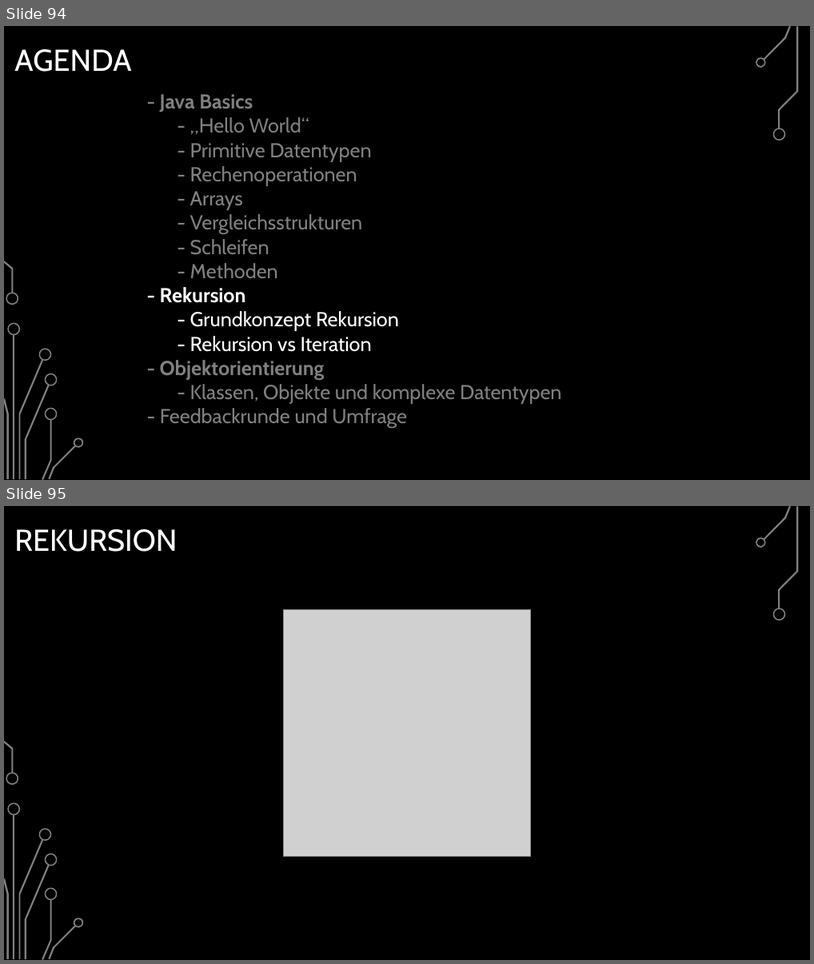
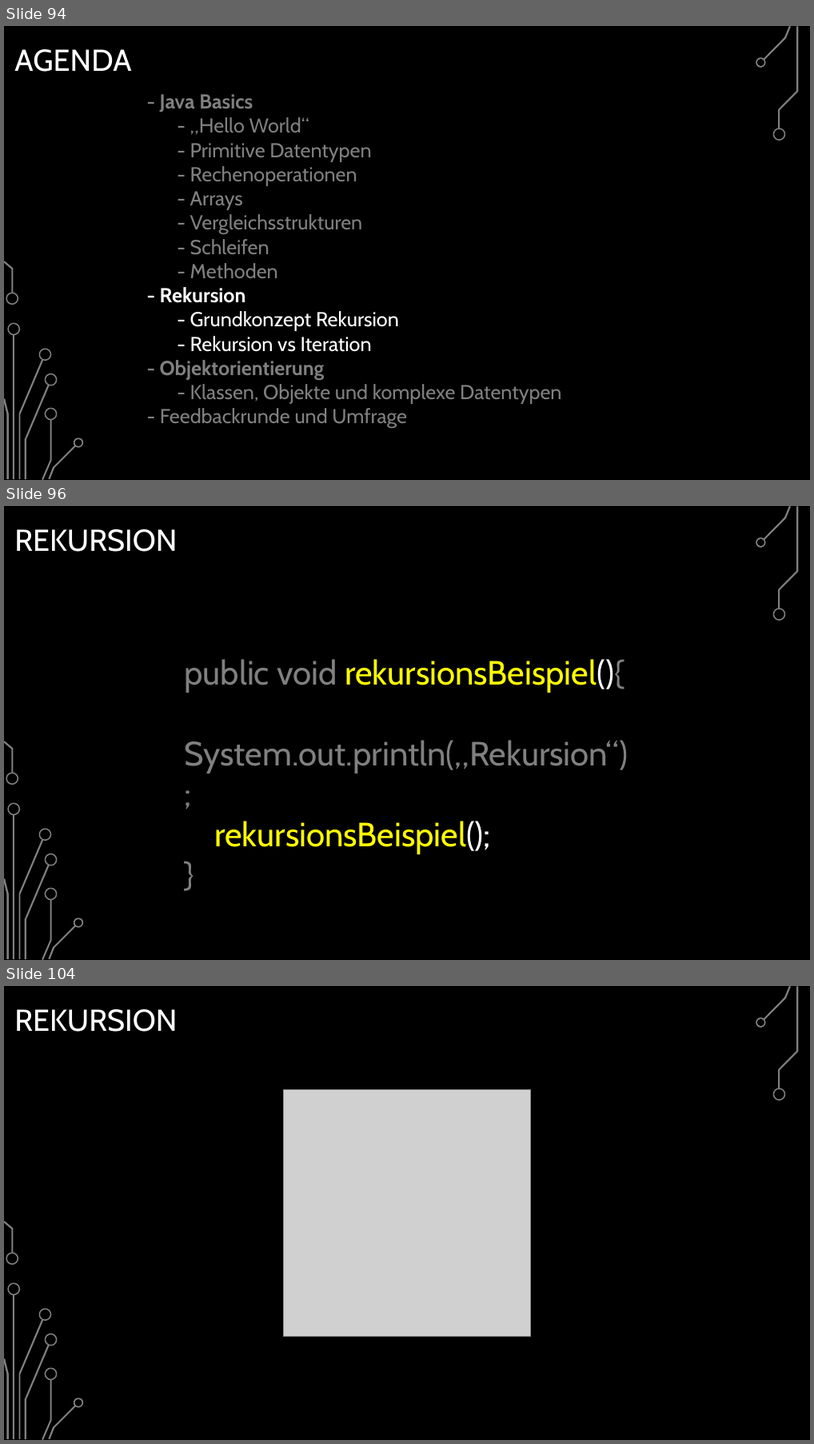
Before and after one commit to BelmontR/Java-Tutorial-Course, a slide deck: Java Grundkurs.pptx. Shown one above the other, each under a label of ours: slides 94 and 95 before the commit, slides 94, 96 and 104 after it; the slides between them are not shown. The pictures are 814x964 and 814x1444 pixels, drawn with LibreOffice and Linux fonts; fonts in the diff are those of the drawing; grey boxes stand for pictures; background and template pictures are left out. Boxes give left, top, right and bottom in pixels: in the first picture for what was removed or moved away, otherwise in the second. Text is boxed around its words. In the diff, an @@ line names an element or a change of style, - is before the commit and + after.

Commit message:
Added Rekursion Chapter with Example Code

```diff
--- a/Java Grundkurs.pptx
+++ b/Java Grundkurs.pptx
@@ slide 96 added at (4, 506, 810, 960), background picture (left out); not listed: 17 template elements that a slide beside it also shows @@
@@ title added at (14, 529, 177, 552), 36 pt, text #FFFFFF @@
+REKURSION
@@ text added at (185, 659, 628, 854), 40 pt, text #808080 @@
+public void rekursionsBeispiel(){
+System.out.println(„Rekursion“);
+rekursionsBeispiel();
+}
@@ what was slide 95 is now slide 104 @@
```
Also in this commit, not shown: 8 other slides added, 4 other files.
